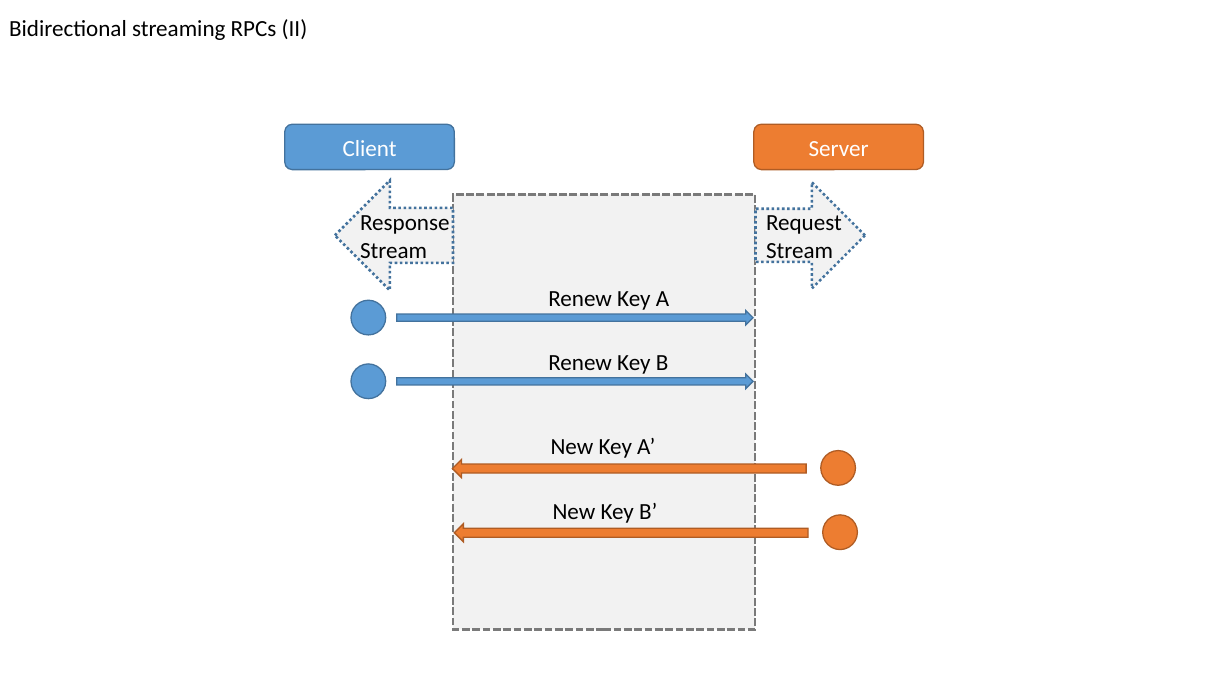
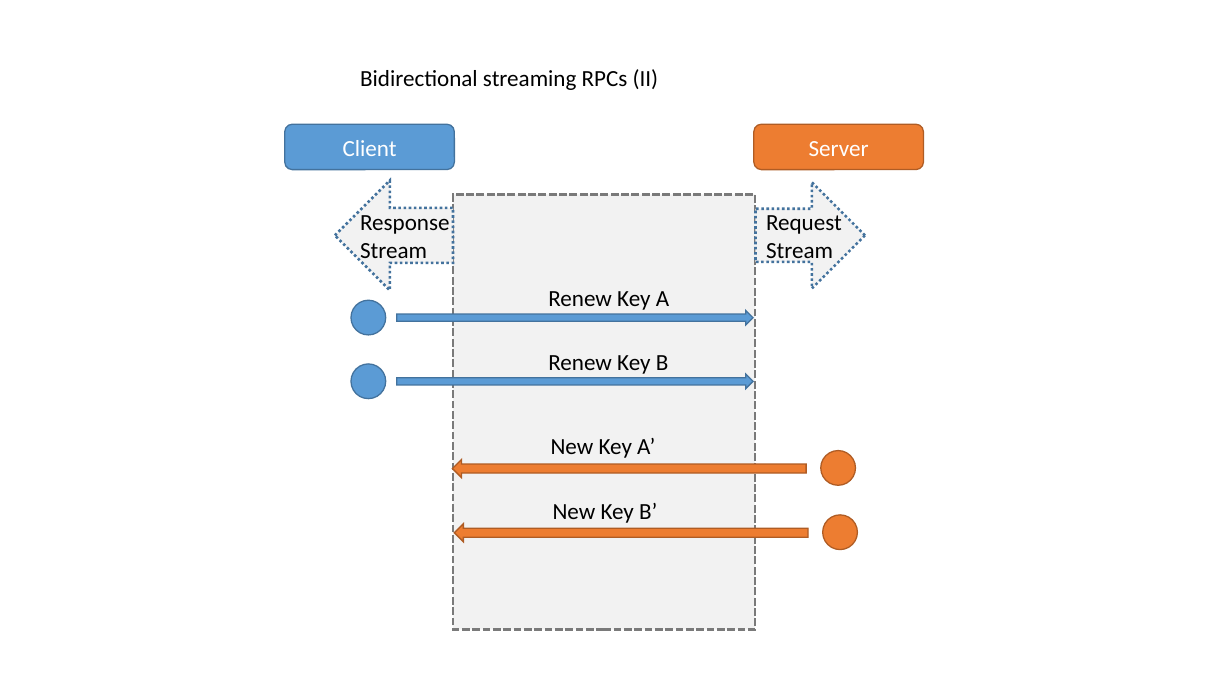
Before and after one commit to KarateJB/KMS.gRPC, a slide deck: slide 8 of doc/Architecture.pptx (slide 5 before the commit). Drawn at 1232x693 pixels with LibreOffice and Linux fonts; fonts in the diff are those of the drawing. Boxes give left, top, right and bottom in pixels: in the first picture for what was removed or moved away, otherwise in the second. Text is boxed around its words. In the diff, an @@ line names an element or a change of style, - is before the commit and + after.

```diff
--- a/doc/Architecture.pptx
+++ b/doc/Architecture.pptx
@@ text "Bidirectional streaming RPCs (II)": place and size @@
-text "Bidirectional streaming RPCs (II)" at bbox=[9, 19, 308, 40]
+text "Bidirectional streaming RPCs (II)" at bbox=[360, 69, 659, 90]
```
Also in this commit, not shown: 4 other slides changed, 3 slides added, 6 other files.
